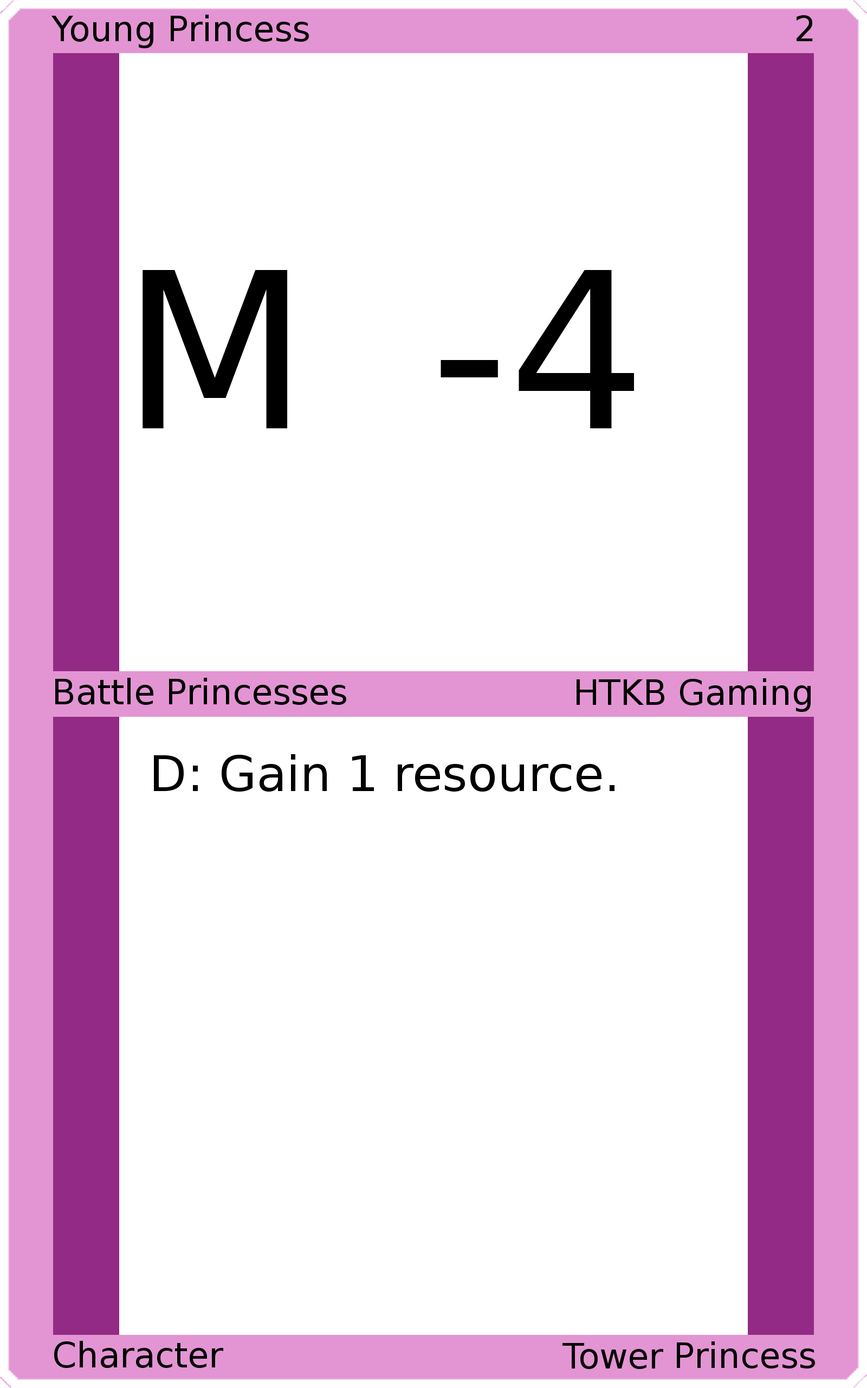
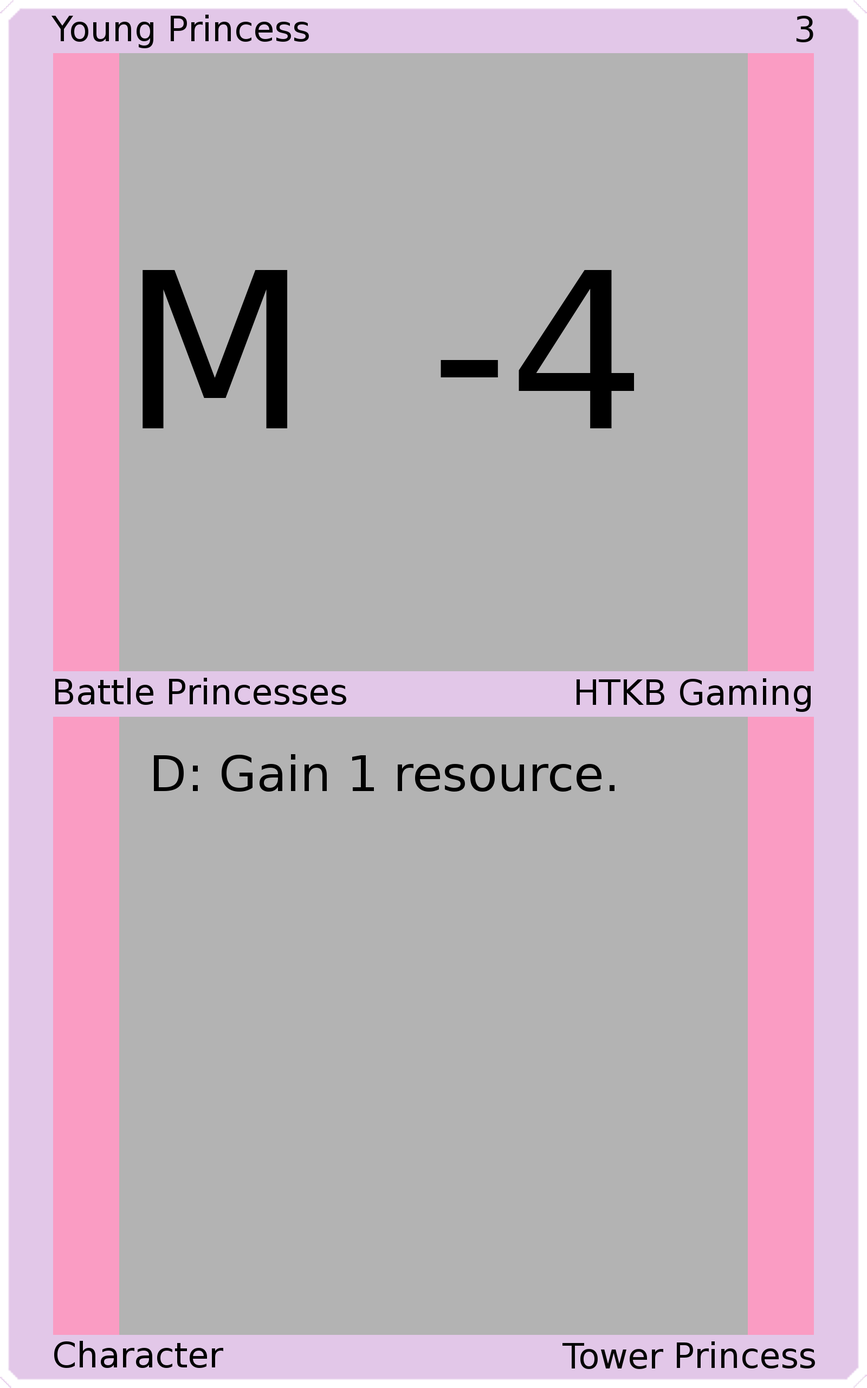
Comparing the layer stacks of the two 867 x 1388 images. Changes:
painted on "Upper Right" over [796, 15, 814, 43]
painted on "Border" over [0, 0, 867, 1388]
painted on "Top Background" over [119, 52, 748, 673]
painted on "Bottom Background" over [119, 715, 748, 1336]
painted on "Background" over [35, 35, 832, 1352]
